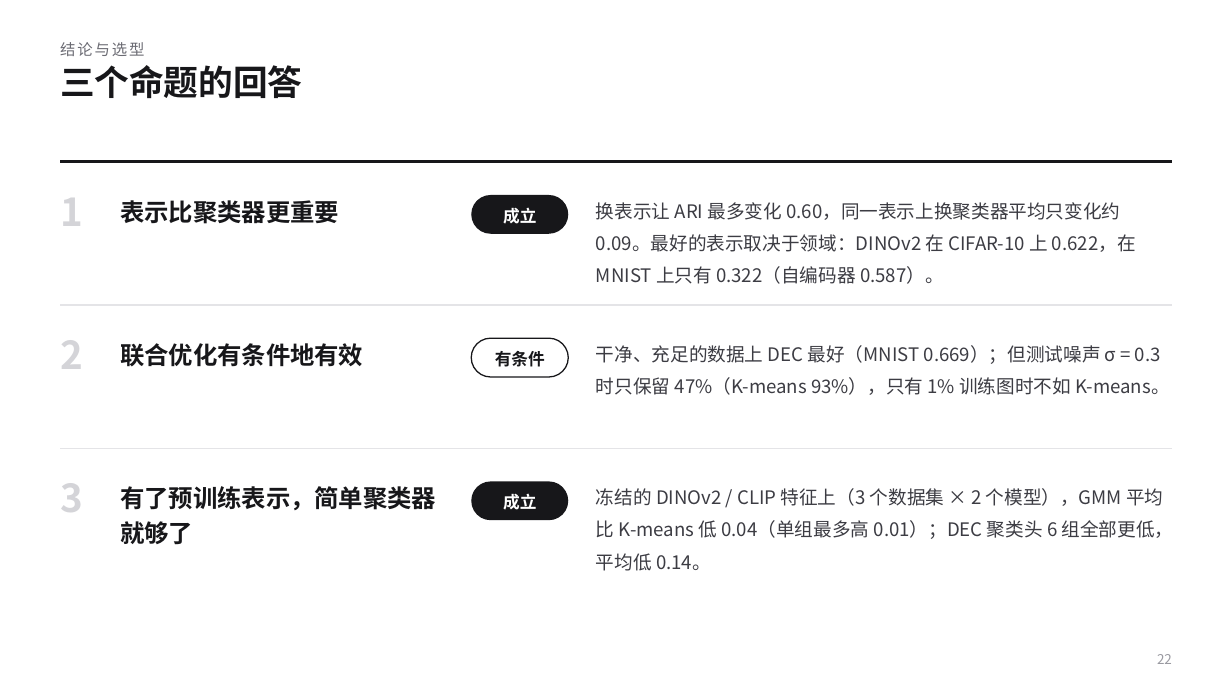
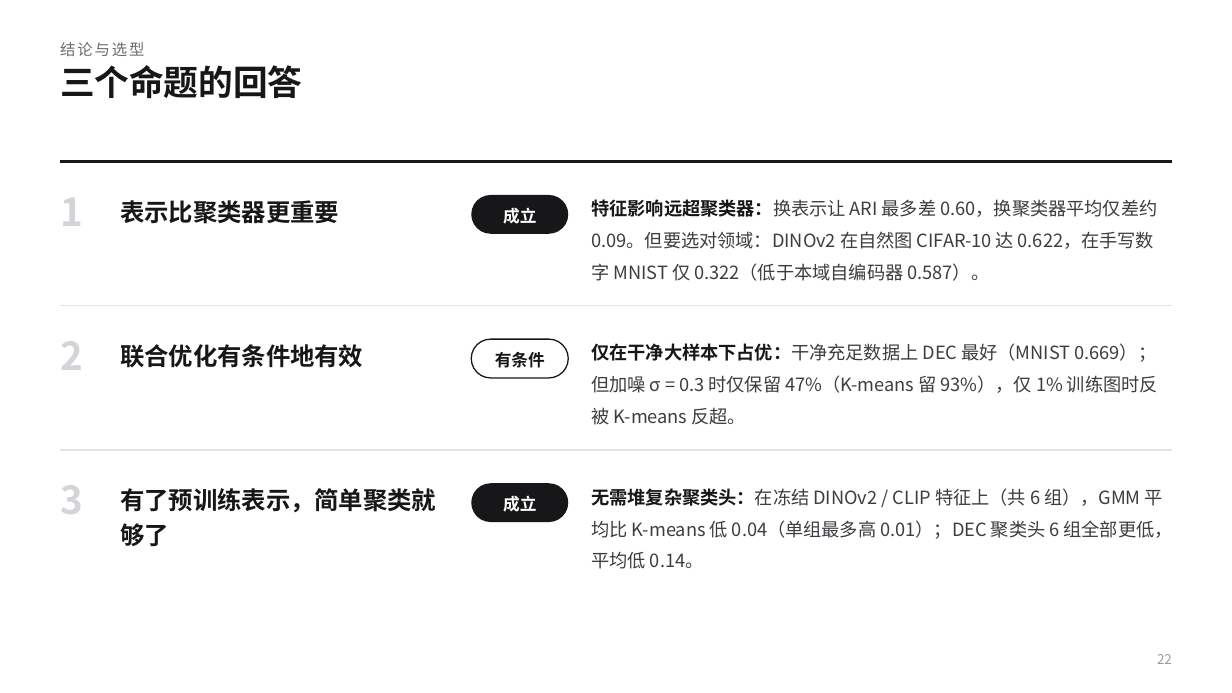
Before and after one commit to KQYaili/DeepClustering-Survey, a slide deck: slide 22 of presentation/deep-clustering-evolution-selection-guide.pptx. Drawn at 1232x693 pixels with LibreOffice and Linux fonts; fonts in the diff are those of the drawing. Boxes give left, top, right and bottom in pixels: in the first picture for what was removed or moved away, otherwise in the second. Text is boxed around its words. In the diff, an @@ line names an element or a change of style, - is before the commit and + after.

```diff
--- a/presentation/deep-clustering-evolution-selection-guide.pptx
+++ b/presentation/deep-clustering-evolution-selection-guide.pptx
@@ text at [591, 199, 1157, 281]: text changed; size 14.5 to 14.2 pt @@
-换表示让 ARI 最多变化 0.60，同一表示上换聚类器平均只变化约 0.09。最好的表示取决于领域：DINOv2 在 CIFAR-10 上 0.622，在 MNIST 上只有 0.322（自编码器 0.587）。
+特征影响远超聚类器：换表示让 ARI 最多差 0.60，换聚类器平均仅差约 0.09。但要选对领域：DINOv2 在自然图 CIFAR-10 达 0.622，在手写数字 MNIST 仅 0.322（低于本域自编码器 0.587）。
@@ text at [591, 343, 1158, 425]: text changed; size 14.5 to 14.2 pt @@
-干净、充足的数据上 DEC 最好（MNIST 0.669）；但测试噪声 σ = 0.3 时只保留 47%（K-means 93%），只有 1% 训练图时不如 K-means。
+仅在干净大样本下占优：干净充足数据上 DEC 最好（MNIST 0.669）；但加噪 σ = 0.3 时仅保留 47%（K-means 留 93%），仅 1% 训练图时反被 K-means 反超。
@@ text at [120, 488, 436, 547]: text changed @@
-有了预训练表示，简单聚类器就够了
+有了预训练表示，简单聚类就够了
@@ text at [591, 488, 1173, 569]: text changed; size 14.5 to 14.2 pt @@
-冻结的 DINOv2 / CLIP 特征上（3 个数据集 × 2 个模型），GMM 平均比 K-means 低 0.04（单组最多高 0.01）；DEC 聚类头 6 组全部更低，平均低 0.14。
+无需堆复杂聚类头：在冻结 DINOv2 / CLIP 特征上（共 6 组），GMM 平均比 K-means 低 0.04（单组最多高 0.01）；DEC 聚类头 6 组全部更低，平均低 0.14。
```
Also in this commit, not shown: 28 other slides changed, 17 other files.
